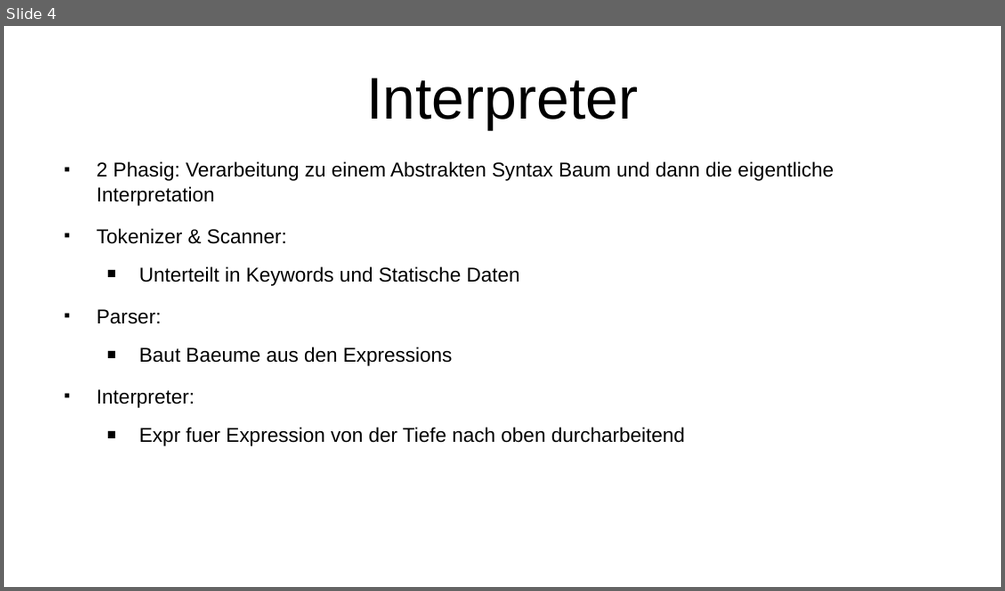
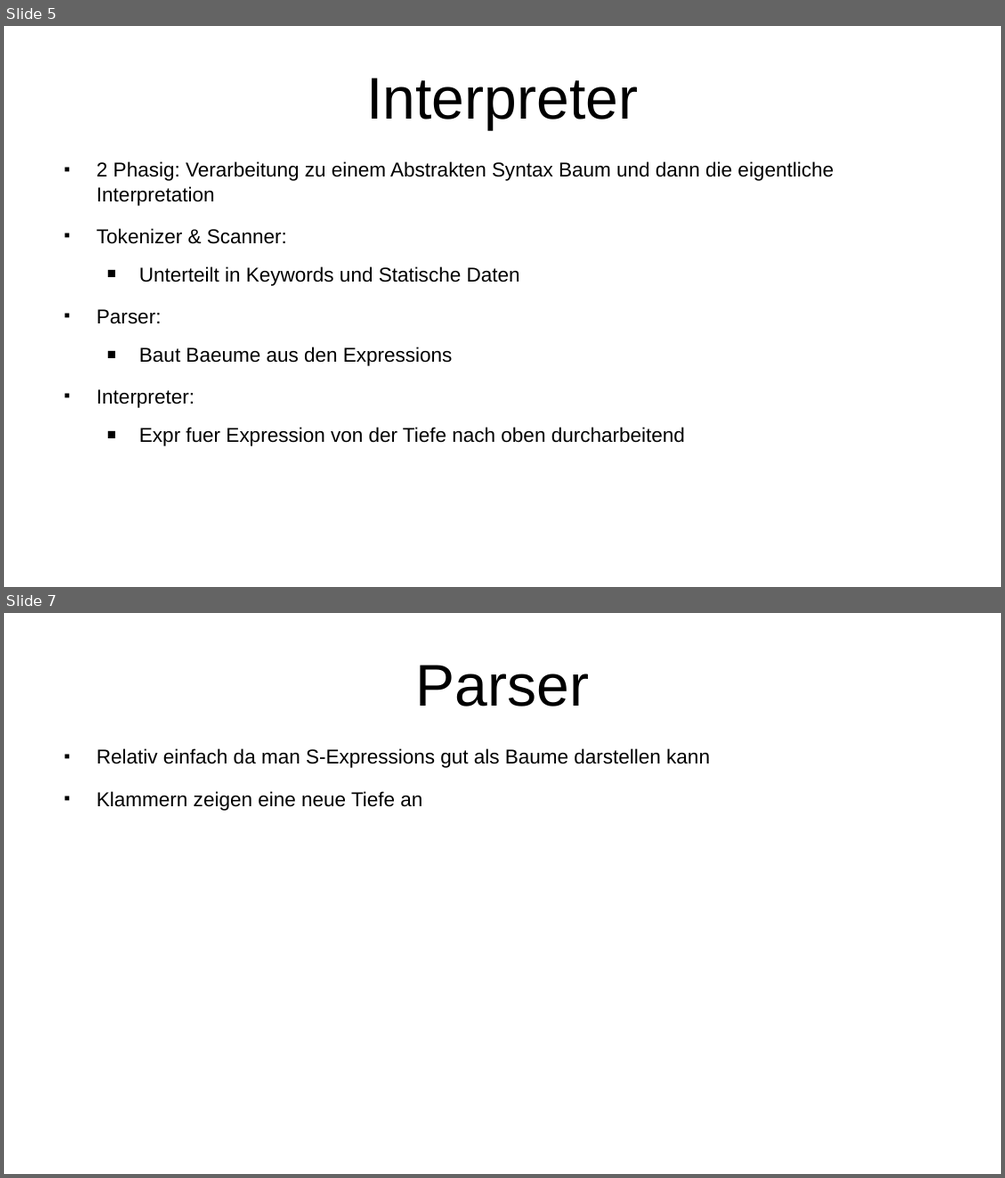
Before and after one commit to Iquiji/little-schemer-talk, a slide deck: Talk Engineering Day 2-6-2022.odp. Shown one above the other, each under a label of ours: slide 4 before the commit, slides 5 and 7 after it; the slides between them are not shown. The pictures are 1005x591 and 1005x1178 pixels, drawn with LibreOffice and Linux fonts; fonts in the diff are those of the drawing. Boxes give left, top, right and bottom in pixels: in the first picture for what was removed or moved away, otherwise in the second. Text is boxed around its words. In the diff, an @@ line names an element or a change of style, - is before the commit and + after.

Commit message:
more text dump for now

```diff
--- a/Talk Engineering Day 2-6-2022.odp
+++ b/Talk Engineering Day 2-6-2022.odp
@@ slide 7 added at (4, 613, 1001, 1174), background #FFFFFF @@
@@ title added at (416, 665, 589, 706), 46.8 pt, text #000000 @@
+Parser
@@ text added at (97, 748, 710, 811), 16 pt, text #000000 @@
+■ Relativ einfach da man S-Expressions gut als Baume darstellen kann
+■ Klammern zeigen eine neue Tiefe an
@@ what was slide 4 is now slide 5 @@
```
Also in this commit, not shown: 5 other slides added, 4 slides removed.
